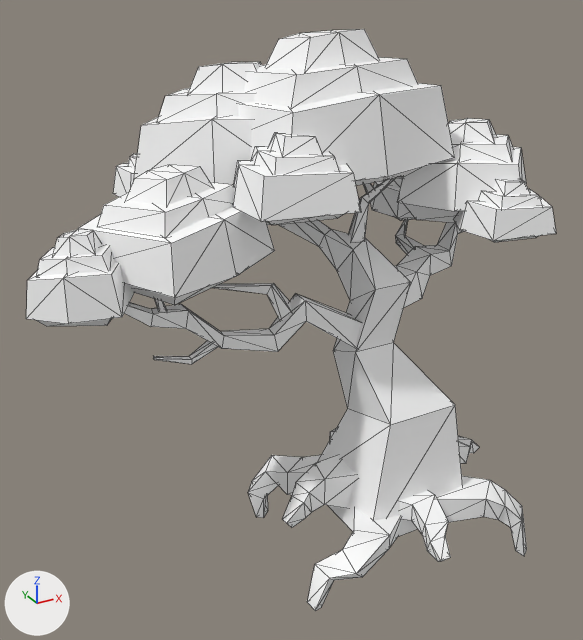
The glTF model assets/synty/simple_fantasy/models/SF_Env_Tree_Large_02.glb as it was, and as the next commit left it.
Both versions are drawn from a 50 mm camera at (-0.135, -0.181, 0.16) aimed at (-0.023, 0.021, 0.059). Every picture has the same lights, and +X, +Y and +Z are marked at lower left. Mesh edges are drawn as thin lines.

Names of what the first picture shows: 'SF_Env_Tree_Large_02'.
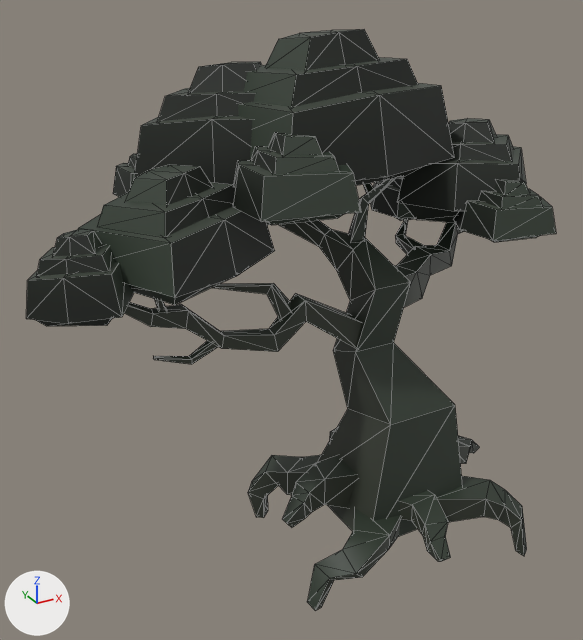
Pixel boxes [x1, y1, x2, y2] of what changed, in the pictures (583 x 640 px):
'SF_Env_Tree_Large_02', surface changed (white to black): [26, 29, 556, 611] in both

Diff of the bpy script that builds the scene:
```diff
--- a/assets/synty/simple_fantasy/models/SF_Env_Tree_Large_02.glb.py
+++ b/assets/synty/simple_fantasy/models/SF_Env_Tree_Large_02.glb.py
@@ img_undead_footman_01 @@
+img_undead_footman_01 = load_image('Undead_Footman_01', '_unpacked/Undead_Footman_01', 512, 512, 'sRGB')
@@ mat_lambert1 @@
 n0 = _N.new('ShaderNodeBsdfPrincipled'); n0.name = 'Principled BSDF'
 n1 = _N.new('ShaderNodeOutputMaterial'); n1.name = 'Material Output'
+n3 = _N.new('ShaderNodeMix'); n3.name = 'Mix'
+n3.data_type = 'RGBA'
+n3.blend_type = 'MULTIPLY'
+n3.inputs[0].default_value = 1.0  # 'Factor'
 n2 = _N.new('ShaderNodeVertexColor'); n2.name = 'Color Attribute'
+n4 = _N.new('ShaderNodeTexImage'); n4.name = 'Image Texture'
+n4.image = img_undead_footman_01
 _L.new(n0.outputs[0], n1.inputs[0])  # 'BSDF' to 'Surface'
-_L.new(n2.outputs[0], n0.inputs[0])  # 'Color' to 'Base Color'
+_L.new(n3.outputs[2], n0.inputs[0])  # 'Result' to 'Base Color'
+_L.new(n2.outputs[0], n3.inputs[7])  # 'Color' to 'B'
+_L.new(n4.outputs[0], n3.inputs[6])  # 'Color' to 'A'
```
